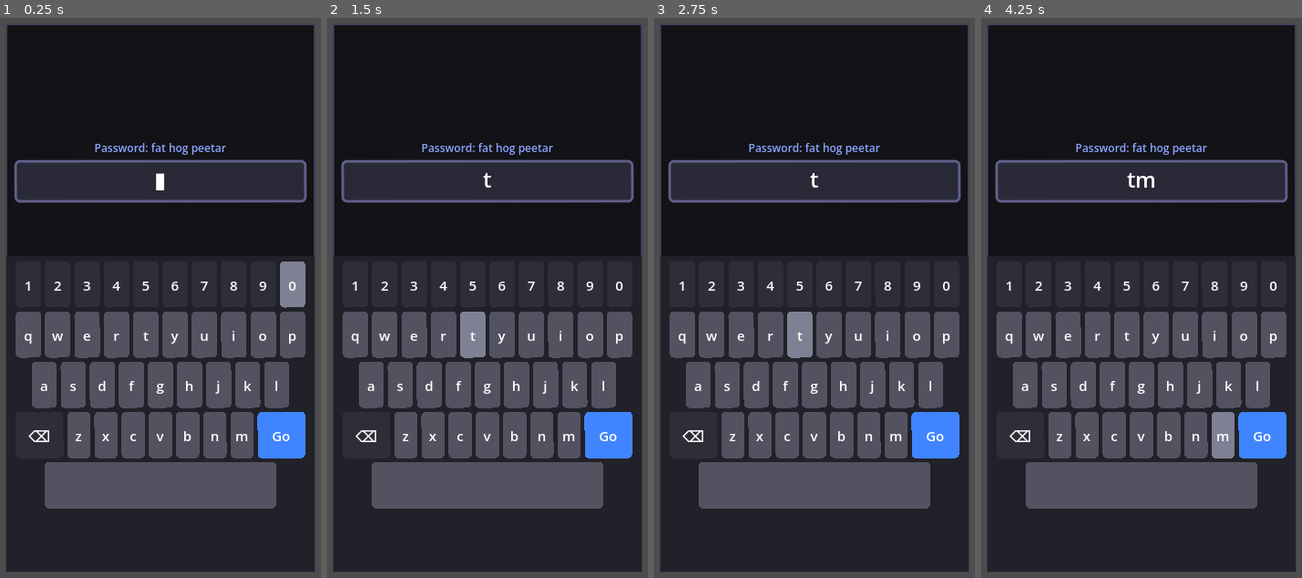
Above: before the commit, frames 1-4 (left to right).
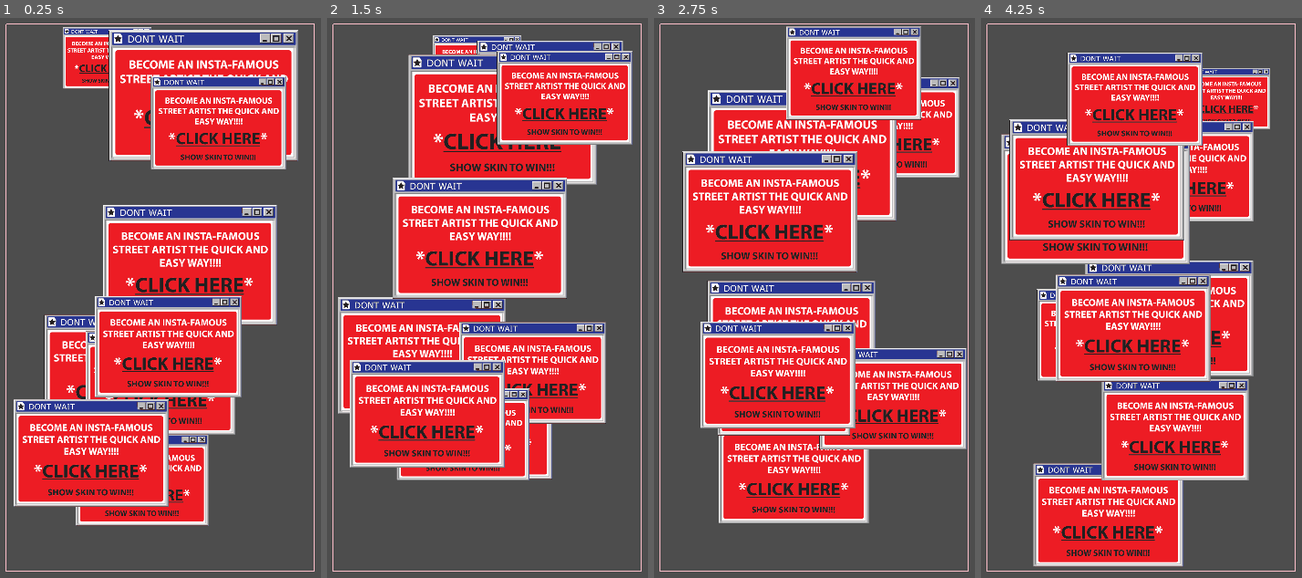
Above: after the commit, the same moments.

Repository: Tryptophan/ludumdare59
Game: Godot game, scene res://phone.tscn
Same seed, same stepped clock (60 frames per second), same inputs: the game is played once before the commit and once after it.
Inputs (mouse positions are in pixels of both pictures, inside the frame that each line leads up to):
- Up to frame 1 (0.25 s): no input
- Up to frame 2 (1.5 s): move the mouse to (outside the picture) at 0.52 s; click (outside the picture) at 0.67 s; drag from (461, 331) to (570, 421) at 1.27 s
- Up to frame 3 (2.75 s): move the mouse to (outside the picture) at 2.02 s; click (outside the picture) at 2.17 s
- Up to frame 4 (4.25 s): drag from (1224, 421) to (1041, 214) at 2.77 s; move the mouse to (outside the picture) at 3.52 s; click (outside the picture) at 3.67 s

The runs differ from the first frame. In frame 1, 87% of the frame differs, in the area x 1-99%, y 0-99%; in frame 2, 86%; in frame 3, 88%; in frame 4, 86%.

Commit message:
idle/finished states

Diff:
--- a/phone.gd
+++ b/phone.gd
@@ -5,7 +5,7 @@
 
 const GAMES = ["ads", "pattern", "password"]
 
-enum State { IDLE, PLAYING }
+enum State {IDLE, PLAYING, FINISHED}
 var _state: State = State.IDLE
 var _current_game: Node2D = null
 
@@ -17,25 +17,63 @@
 	draw_rect(Rect2(Vector2.ZERO, phone_size), Color.PINK, false)
 
 func _ready() -> void:
+	# _transition(State.IDLE)
 	start()
 
 func start() -> void:
 	if _state == State.PLAYING:
 		return
-	_state = State.PLAYING
+	_transition(State.PLAYING)
+
+
+func _clear_screen() -> void:
+	for child in get_children():
+		child.queue_free()
+	_current_game = null
+
+
+func _transition(next: State) -> void:
+	_clear_screen()
+	_state = next
+	match next:
+		State.IDLE:
+			_show_idle_screen()
+		State.PLAYING:
+			_start_game()
+		State.FINISHED:
+			_show_finish_screen()
+
+
+func _show_idle_screen() -> void:
+	var label = Label.new()
+	label.text = "Idle"
+	label.horizontal_alignment = HORIZONTAL_ALIGNMENT_CENTER
+	label.vertical_alignment = VERTICAL_ALIGNMENT_CENTER
+	label.set_anchors_and_offsets_preset(Control.PRESET_FULL_RECT)
+	add_child(label)
+
+
+func _start_game() -> void:
 	var game_name = GAMES[randi() % GAMES.size()]
 	var script = load("res://%s.gd" % game_name)
 	_current_game = Node2D.new()
 	_current_game.set_script(script)
 	add_child(_current_game)
 	_current_game.setup(Vector2.ZERO, phone_size)
-	_current_game.finished.connect(_on_finished)
+	_current_game.finished.connect(_on_game_finished)
 
 
-func _on_finished() -> void:
-	if _current_game:
-		_current_game.queue_free()
-		_current_game = null
-	_state = State.IDLE
+func _on_game_finished() -> void:
 	finished.emit()
-	print("finished")
+	_transition(State.FINISHED)
+
+
+func _show_finish_screen() -> void:
+	var label = Label.new()
+	label.text = "Done!"
+	label.horizontal_alignment = HORIZONTAL_ALIGNMENT_CENTER
+	label.vertical_alignment = VERTICAL_ALIGNMENT_CENTER
+	label.set_anchors_and_offsets_preset(Control.PRESET_FULL_RECT)
+	add_child(label)
+	await get_tree().create_timer(2.0).timeout
+	_transition(State.IDLE)
